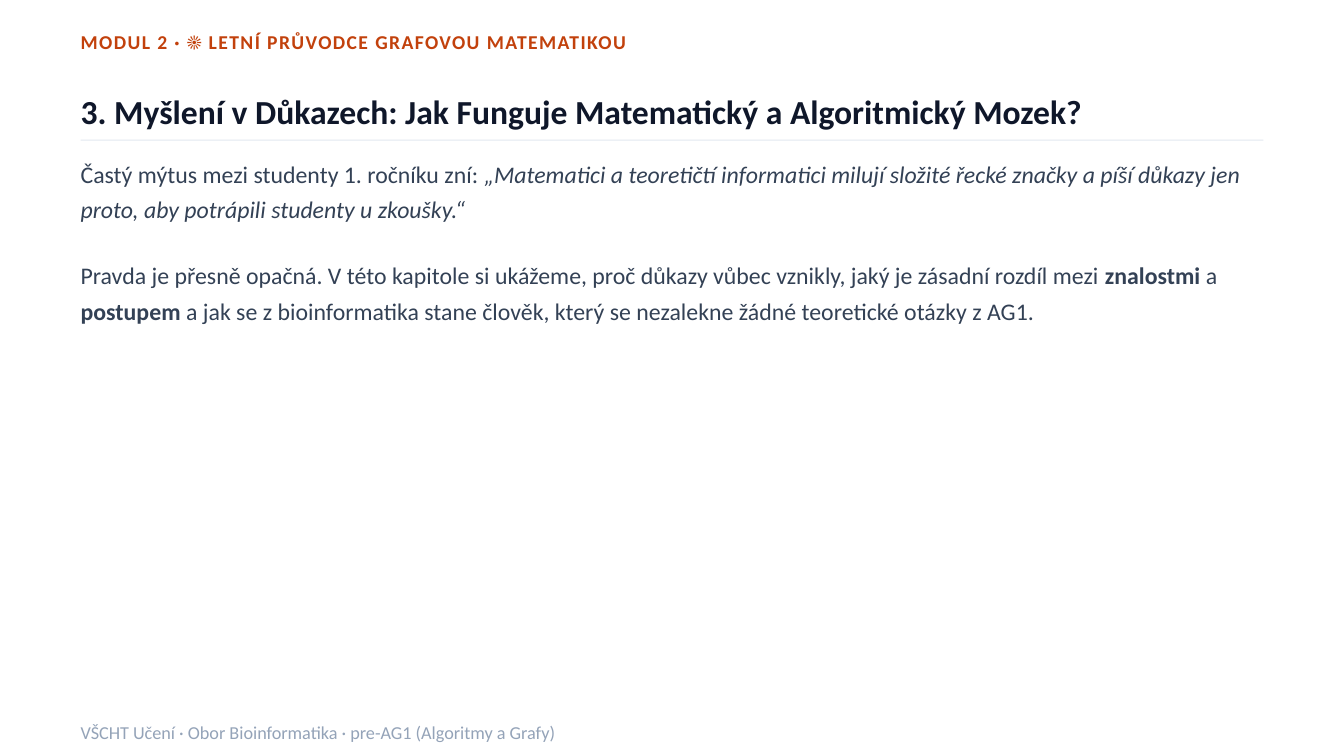
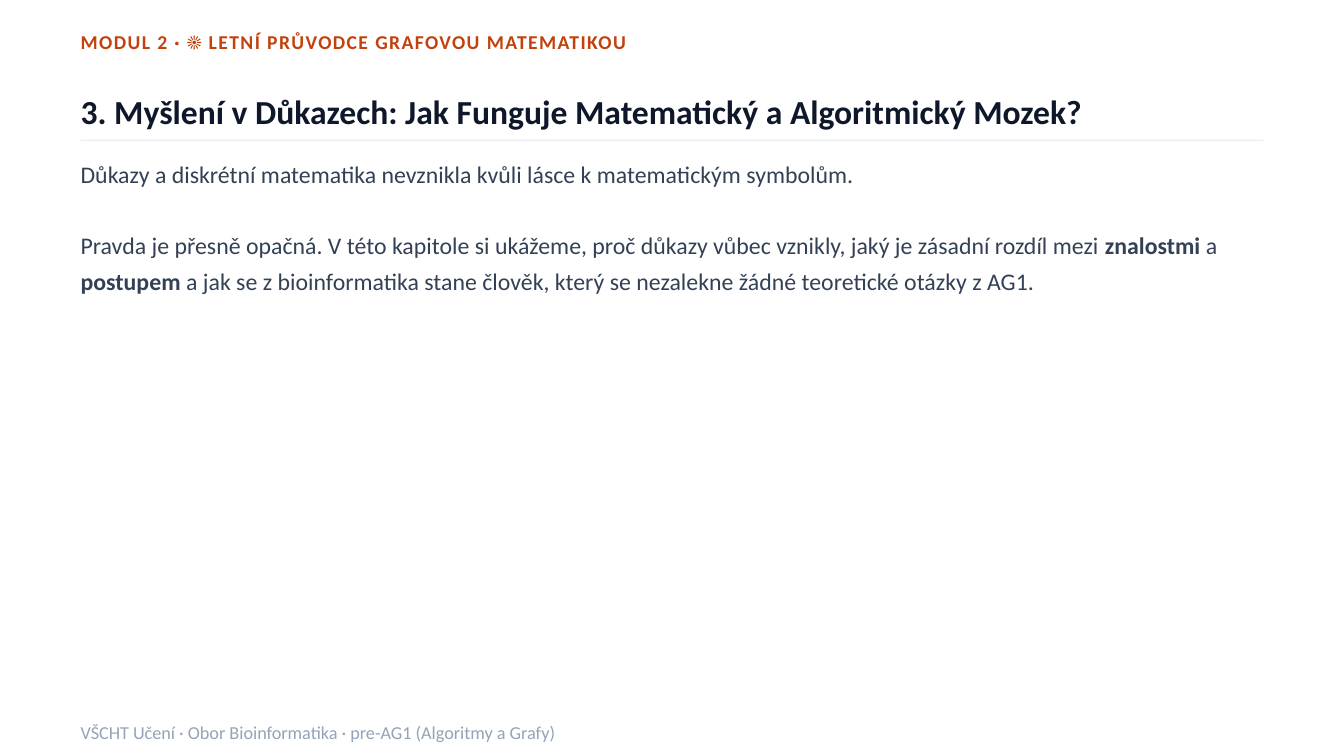
Before and after one commit to kolardavidcz/vscht-uceni-web, a slide deck: slide 4 of pre-ag1-kurz.pptx (slide 6 before the commit). Drawn at 1344x756 pixels with LibreOffice and Linux fonts; fonts in the diff are those of the drawing. Boxes give left, top, right and bottom in pixels: in the first picture for what was removed or moved away, otherwise in the second. Text is boxed around its words. In the diff, an @@ line names an element or a change of style, - is before the commit and + after.

```diff
--- a/pre-ag1-kurz.pptx
+++ b/pre-ag1-kurz.pptx
@@ text at (81,166,853,187): text changed; italic off @@
-Častý mýtus mezi studenty 1. ročníku zní: „Matematici a teoretičtí informatici milují složité řecké značky a píší důkazy jen proto, aby potrápili studenty u zkoušky.“
+Důkazy a diskrétní matematika nevznikla kvůli lásce k matematickým symbolům.
@@ text "Pravda je přesně opačná. V ...": place and size @@
-text "Pravda je přesně opačná. V ..." at (81,267,1217,324)
+text "Pravda je přesně opačná. V ..." at (81,237,1217,294)
```
Also in this commit, not shown: 26 other slides changed, 1 slide added, 2 slides removed, 6 other files.
